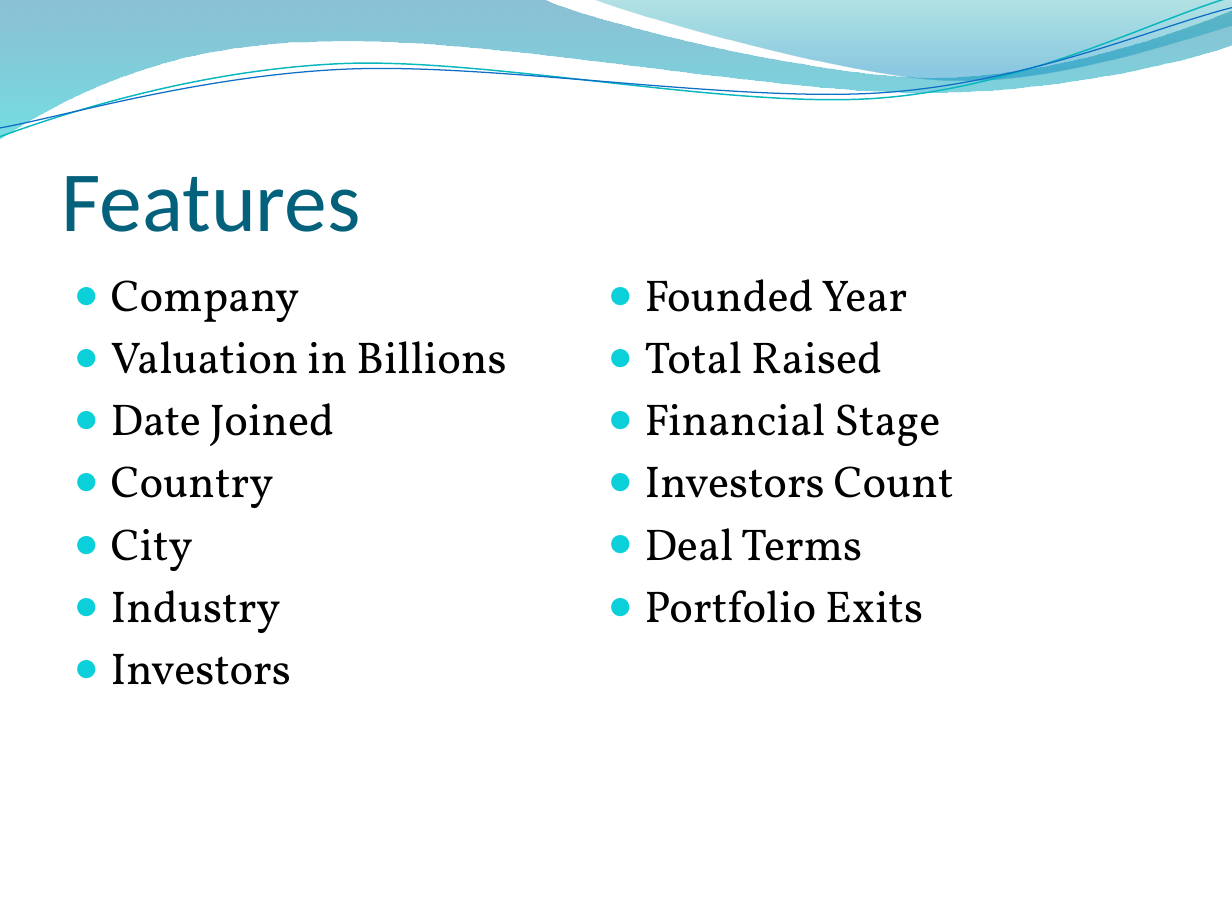
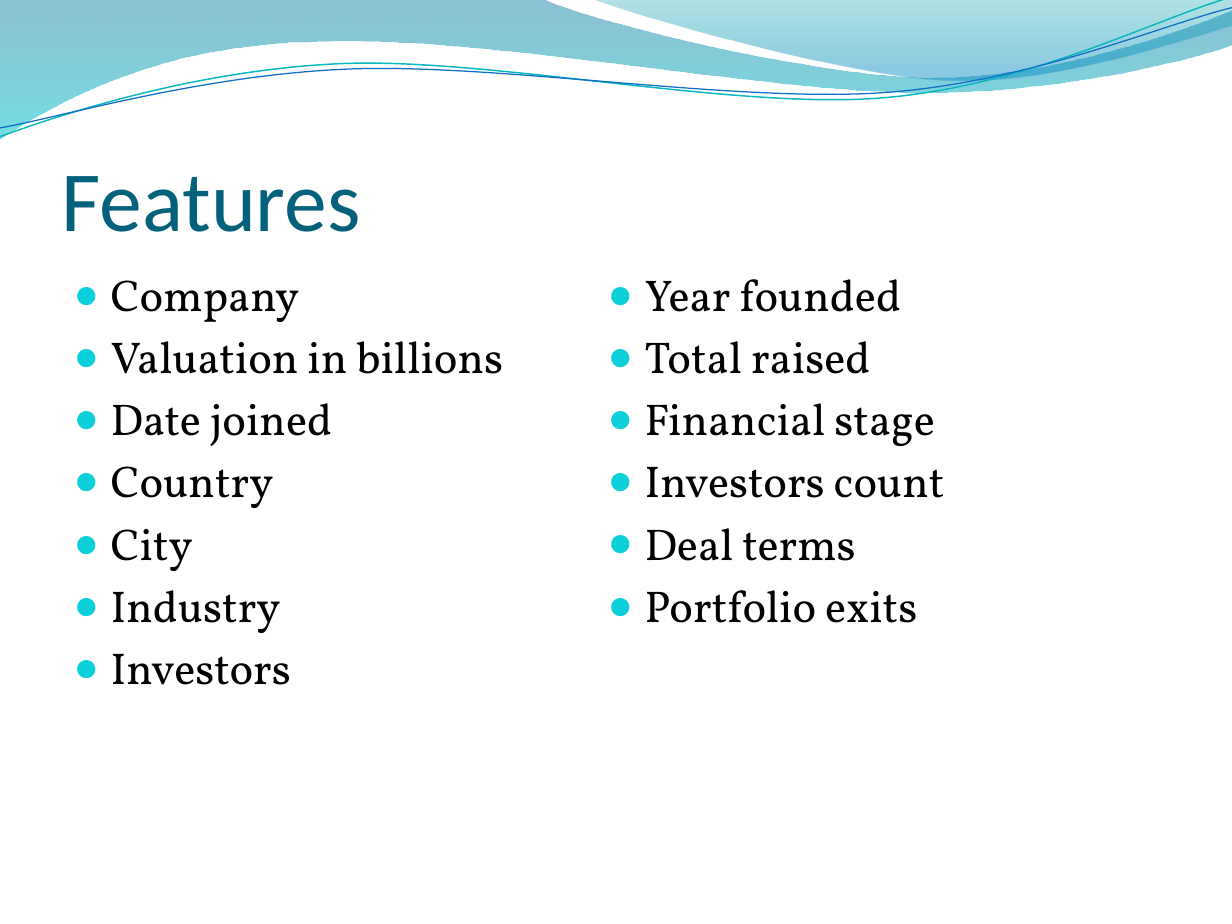
Before and after one commit to MonikaSinghGit/UnicornCompaniesFeatureAnalysis, a slide deck: slide 6 of Unicorn Companies Feature Analysis.pptx. Drawn at 1232x924 pixels with LibreOffice and Linux fonts; fonts in the diff are those of the drawing; background and template pictures are left out. Boxes give left, top, right and bottom in pixels: in the first picture for what was removed or moved away, otherwise in the second. Text is boxed around its words. In the diff, an @@ line names an element or a change of style, - is before the commit and + after.

```diff
--- a/Unicorn Companies Feature Analysis.pptx
+++ b/Unicorn Companies Feature Analysis.pptx
@@ text at box(645, 279, 945, 623): text changed @@
-● Founded Year
-● Total Raised
-● Financial Stage
-● Investors Count
-● Deal Terms
-● Portfolio Exits
+● Year founded
+● Total raised
+● Financial stage
+● Investors count
+● Deal terms
+● Portfolio exits
@@ text at box(111, 341, 503, 446): text changed @@
-● Valuation in Billions
-● Date Joined
+● Valuation in billions
+● Date joined
```
Also in this commit, not shown: 10 other slides changed, 10 slides added, 1 slide removed, 2 other files.
